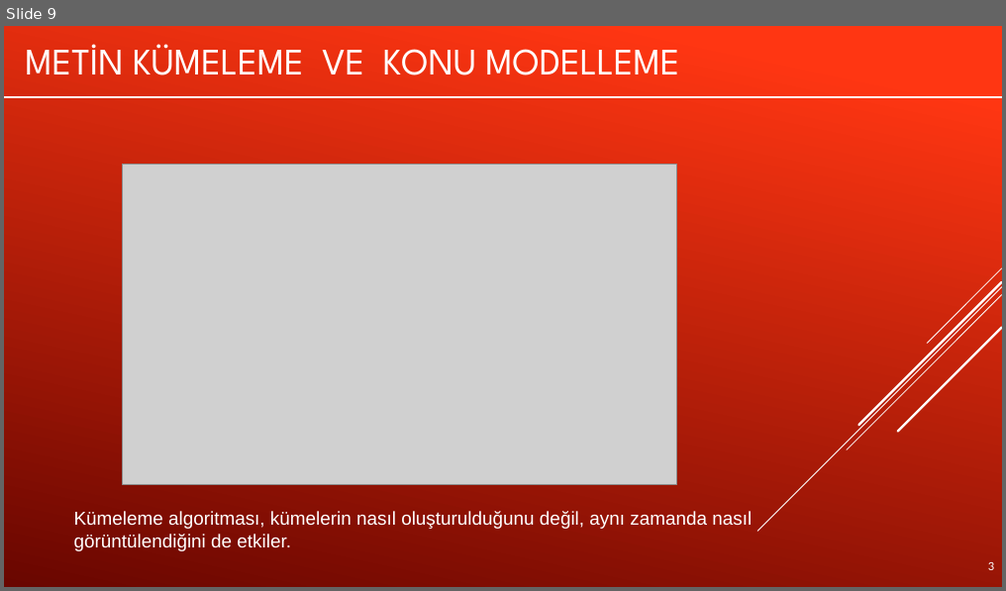
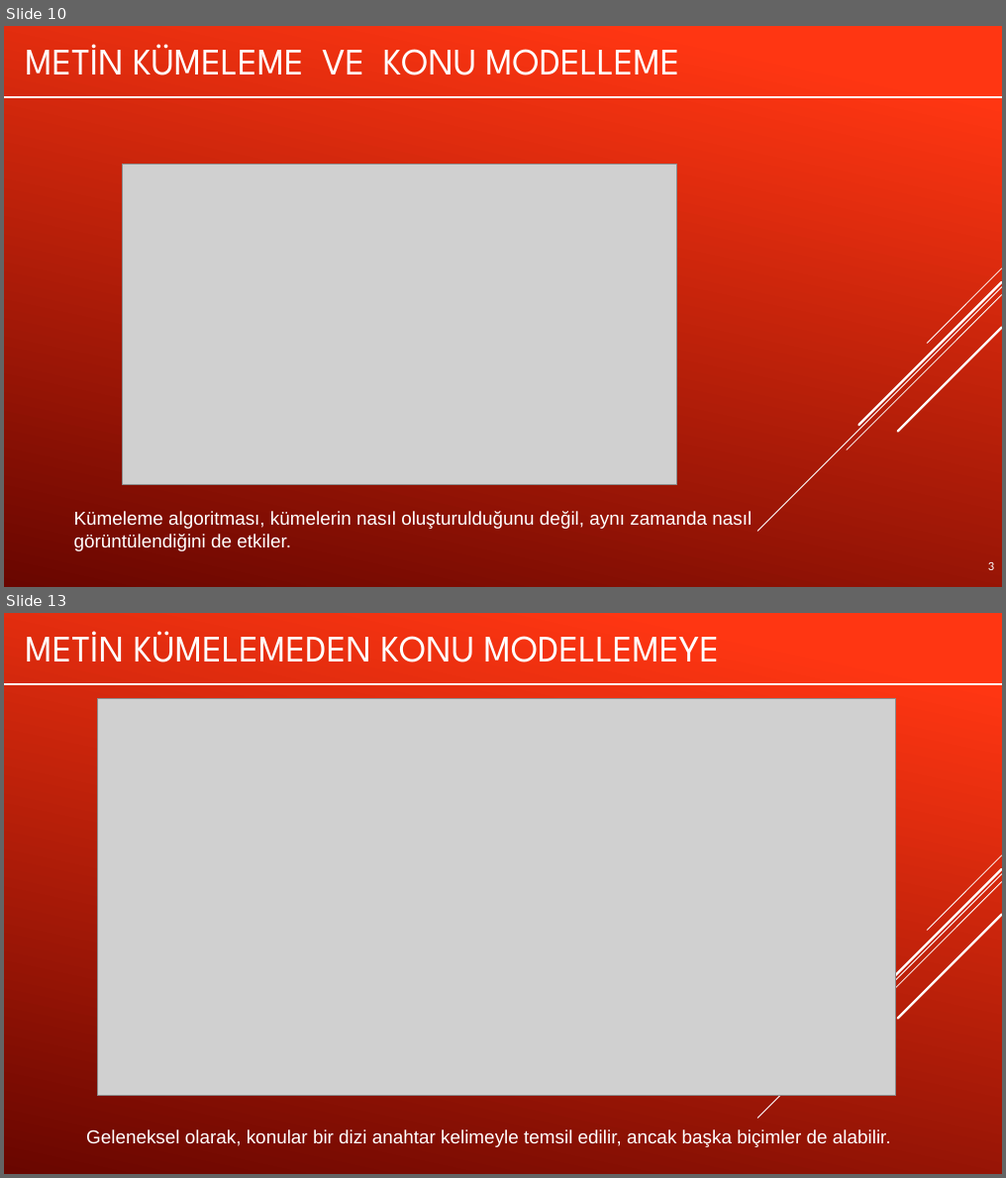
Before and after one commit to muratsimsek003/YZM423_LLM, a slide deck: LLMWEEK5.pptx. Shown one above the other, each under a label of ours: slide 9 before the commit, slides 10 and 13 after it; the slides between them are not shown. The pictures are 1006x591 and 1006x1178 pixels, drawn with LibreOffice and Linux fonts; fonts in the diff are those of the drawing; grey boxes stand for pictures. Boxes give left, top, right and bottom in pixels: in the first picture for what was removed or moved away, otherwise in the second. Text is boxed around its words. In the diff, an @@ line names an element or a change of style, - is before the commit and + after.

```diff
--- a/LLMWEEK5.pptx
+++ b/LLMWEEK5.pptx
@@ slide 13 added at bbox=[4, 613, 1002, 1174], background gradient #FF3712 to #6A0600; not listed: 5 template elements that a slide beside it also shows @@
@@ title added at bbox=[134, 631, 720, 663], 36 pt, text #FFFFFF @@
+METIN KÜMELEMEDEN KONU MODELLEMEYE
@@ freeform shape added at bbox=[4, 684, 1002, 684], outline #FFFFFF 2 pt @@
@@ picture added at bbox=[98, 699, 896, 1096] @@
@@ text added at bbox=[86, 1130, 891, 1148], 18 pt, text #FFFFFF @@
+Geleneksel olarak, konular bir dizi anahtar kelimeyle temsil edilir, ancak başka biçimler de alabilir.
@@ what was slide 9 is now slide 10 @@
```
Also in this commit, not shown: 1 slide changed, 13 other slides added.
